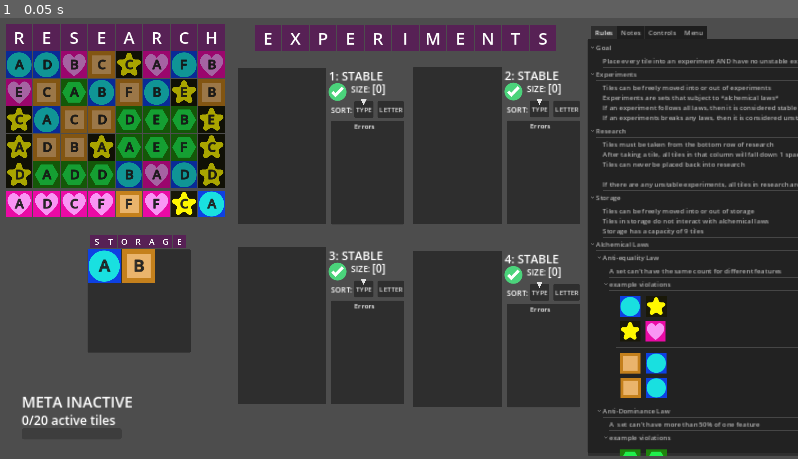
Above: before the commit, frame 1.
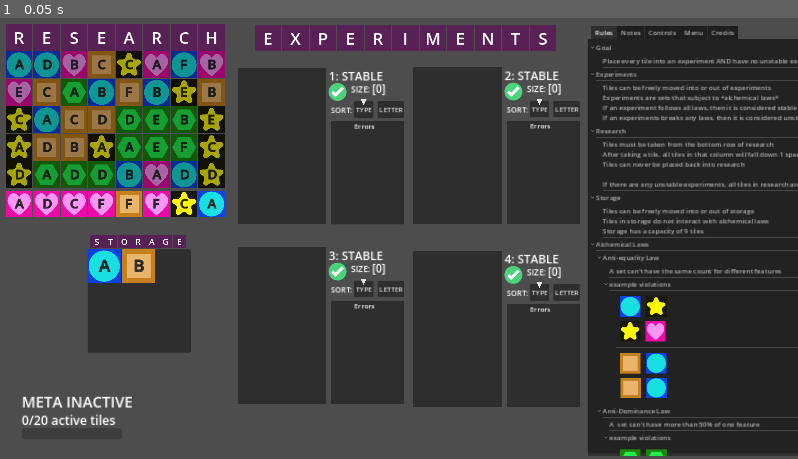
Above: after the commit, the same moment.

Repository: ninjacreeper47/Meriam-s-Trial
Game: Godot game, scene res://Levels/main.tscn
Same seed, same stepped clock (60 frames per second), same inputs: the game is played once before the commit and once after it. The engine's default icon, where the game draws it, is replaced by a stand-in: a white triangle on a blue panel in a dark square.
Inputs:
- Up to frame 1 (0.05 s): no input

The runs differ from the first frame. In frame 1, 0.1% of the frame differs, in the area x 88-93%, y 1-5%.

Commit message:
Win counter + fixed smol bugs
Bugs:
Starting essence in storage not counting
Selected pointer changing when typing numbers in notes

Diff:
--- a/Experiments/SelectedPointer.gd
+++ b/Experiments/SelectedPointer.gd
@@ -6,15 +6,17 @@
 @export var position4: Control
 @export var position0: Control
 
+@export var NotesControl : Control
 var ex_x_offset = 160
 var ex_y_offset = 400
 # Called when the node enters the scene tree for the first time.
 func _ready():
 	visible = false
 
-
 # Called every frame. 'delta' is the elapsed time since the previous frame.
 func _process(delta):
+	if (NotesControl != null && get_viewport().gui_get_focus_owner() == NotesControl):
+		return
 	if Input.is_action_just_pressed("SelectEx1"):
 		alchemy.selected_experiment = alchemy.experiment_nodes[1]
 		position = position1.position
--- a/Levels/main.tscn
+++ b/Levels/main.tscn
@@ -115,7 +115,7 @@
 theme_override_font_sizes/font_size = 24
 text = "Move tiles by dragging them
 Alternate Controls:
-Use 1,2,3,4,5 to select experiments
+Use 1,2,3,4 to select experiments
 space to select storage
 click a tile  to send to selected area
 
@@ -128,10 +128,36 @@
 drag_and_drop_selection_enabled = false
 virtual_keyboard_enabled = false
 middle_mouse_paste_enabled = false
+scroll_vertical = 7.0
 
 [node name="Menu" parent="Game Screen/HelpContainer" instance=ExtResource("11_cjw6x")]
 visible = false
 layout_mode = 2
+
+[node name="Credits" type="TextEdit" parent="Game Screen/HelpContainer"]
+visible = false
+layout_mode = 2
+theme_override_font_sizes/font_size = 24
+text = "Game by Zachary Morris
+
+Padlock icon: game-icons.net
+	https://game-icons.net/1x1/lorc/padlock.html
+by Lorc
+
+Playtesters
+
+Adam Sequoyah
+Paul VanPraag
+Luciano Casamajor
+TheQwertiest
+Billy Morris
+Man of Shadows
+Tristan Weigand
+Timothy Morris
+Lucas Schroeder
+Jeremy H.
+Tabelel
+"
 
 [node name="StorageContainer" parent="Game Screen" instance=ExtResource("6_d81vx")]
 offset_left = -665.0
@@ -140,7 +166,7 @@
 offset_bottom = 332.0
 scale = Vector2(1.25, 1.25)
 
-[node name="SelectedPointer" type="TextureRect" parent="Game Screen" node_paths=PackedStringArray("position1", "position2", "position3", "position4", "position0")]
+[node name="SelectedPointer" type="TextureRect" parent="Game Screen" node_paths=PackedStringArray("position1", "position2", "position3", "position4", "position0", "NotesControl")]
 layout_mode = 0
 offset_left = -39.0
 offset_top = 13.0
@@ -154,6 +180,7 @@
 position3 = NodePath("../ExperimentDisplay3")
 position4 = NodePath("../ExperimentDisplay4")
 position0 = NodePath("../StorageContainer")
+NotesControl = NodePath("../HelpContainer/Notes")
 
 [node name="ExperimentsLabel" type="Control" parent="Game Screen"]
 anchors_preset = 0
--- a/Menus and Buttons/ingame_menu.tscn
+++ b/Menus and Buttons/ingame_menu.tscn
@@ -10,35 +10,24 @@
 
 [node name="NewGameButton" type="Button" parent="."]
 layout_mode = 0
-offset_left = 19.0
+offset_left = 144.0
 offset_top = 64.0
-offset_right = 271.0
+offset_right = 440.0
 offset_bottom = 152.0
 theme_override_font_sizes/font_size = 44
 theme_override_styles/normal = SubResource("StyleBoxFlat_0vaxm")
 text = "New Game"
 
-[node name="RedoTutorialButton" type="Button" parent="."]
-layout_mode = 0
-offset_left = 19.0
-offset_top = 164.0
-offset_right = 271.0
-offset_bottom = 252.0
-theme_override_font_sizes/font_size = 32
-theme_override_styles/normal = SubResource("StyleBoxFlat_0vaxm")
-text = "Replay Tutorial"
-
 [node name="QuitButton" type="Button" parent="."]
 layout_mode = 0
-offset_left = 24.0
-offset_top = 264.0
-offset_right = 272.0
-offset_bottom = 352.0
+offset_left = 144.0
+offset_top = 224.0
+offset_right = 432.0
+offset_bottom = 312.0
 theme_override_font_sizes/font_size = 44
 theme_override_styles/normal = SubResource("StyleBoxFlat_0vaxm")
 text = "Quit"
 
 [connection signal="pressed" from="NewGameButton" to="." method="_on_new_game_pressed"]
-[connection signal="pressed" from="RedoTutorialButton" to="." method="_on_replay_tutorial_button_pressed"]
 [connection signal="mouse_exited" from="QuitButton" to="." method="_on_quit_button_mouse_exited"]
 [connection signal="pressed" from="QuitButton" to="." method="_on_quit_pressed"]
--- a/Research Board/letter_square.gd
+++ b/Research Board/letter_square.gd
@@ -14,4 +14,7 @@
 
 
 func _on_game_won():
-	get_child(0).text = my_victory_letter
+	if my_victory_letter == "#":
+		get_child(0).text = str(alchemy.win_count)
+	else:
+		get_child(0).text = my_victory_letter
--- a/Research Board/upcoming_essence.gd
+++ b/Research Board/upcoming_essence.gd
@@ -56,6 +56,7 @@
 		storage_ref.essence_count += 1
 		instance._set_type(bag.pop_back())
 		instance._set_value(alchemy.value_letters.pick_random())
+		instance.assigned_experiment = storage_ref
 	alchemy.resetting_in_progress = false
 	alchemy.game_playing = true
 # Called every frame. 'delta' is the elapsed time since the previous frame.
--- a/alchemy.gd
+++ b/alchemy.gd
@@ -24,6 +24,8 @@
 
 
 var student_game = false
+var win_count: int
+var stats_file = ConfigFile.new()
 signal game_won
 signal meta_counters_updated
 
@@ -45,6 +47,12 @@
 	var	my_call = Callable(self,"_on_game_won")
 	game_won.connect(my_call)
 	_clear_game_state()
+
+	var err = stats_file.load("user://Meriam's-Trial-stats")
+	if err == OK:
+		win_count = stats_file.get_value("stats","win_count",0)
+	else:
+		win_count = 0
 
 func _clear_game_state():
 	experiment_nodes = ["storage placeholder"]
@@ -95,3 +103,6 @@
 			game_won.emit()
 func _on_game_won():
 	game_playing = false
+	win_count += 1
+	stats_file.set_value("stats","win_count",win_count)
+	stats_file.save("user://Meriam's-Trial-stats")
--- a/project.godot
+++ b/project.godot
@@ -12,6 +12,7 @@
 
 config/name="Meriam's Trial"
 run/main_scene="res://Levels/main.tscn"
+config/use_custom_user_dir=true
 config/features=PackedStringArray("4.2", "GL Compatibility")
 config/icon="res://icon.svg"
 
